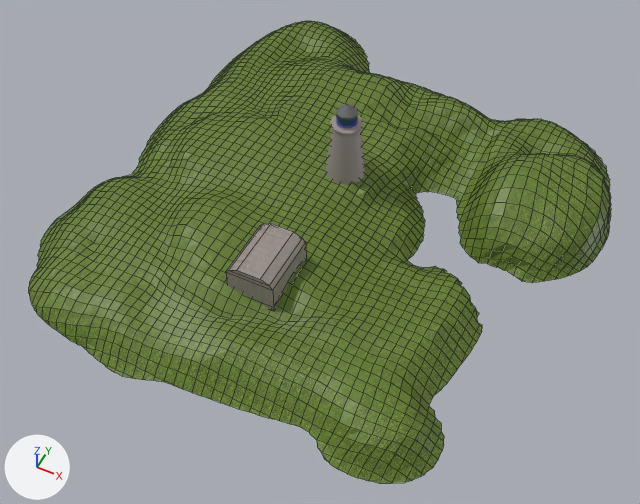
Renders of the Blender file assets/terrain.blend from each side of a commit.
Before and after are seen from a 50 mm lens placed at (65.7, -145.3, 160.2), pointed at (2.3, -18.5, 1.6). Every picture has the same lights, and +X, +Y and +Z are marked at lower left. Mesh edges are drawn as thin lines on the coarser meshes.

Names of what the first picture shows: 'Bunker-col', 'Cylinder', 'Terrain-col'.
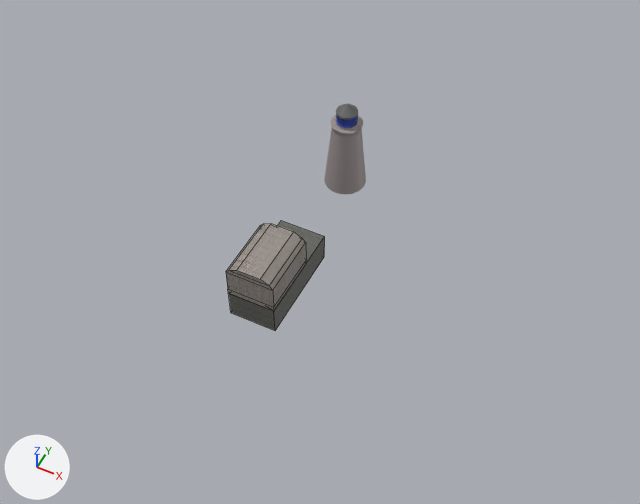
Pixel boxes (x1, y1, x2, y2) of what changed, in the pictures (640 x 504 px):
'Terrain-col', hidden (green)
    before: (29, 21, 611, 484)
'Bunker-col', reshaped, modifiers changed
    both: (226, 223, 306, 311)
'BunkerBasement-col', reshaped, modifiers changed (not visible before)
    after: (228, 220, 325, 331)
part 2 of me_cube_007, built on
    after: (278, 220, 324, 263)
part 4 of me_cube_007, recoloured
    after: (228, 236, 325, 331)

Edits to the bpy script that builds the scene:
```text
Change me_cube_001:
    used by ob_bunker_col; location = (3.3, -33.2, 11.1)
    verts and faces of me_cube_001; kept vertices keep their numbers, new ones are numbered from 68
    before: 0 (-9.8, -10.5, -0.4), 1 (-10.4, -11.3, -1.7), 4 (-9.8, 2.9, -0.4), 6 (0.4, -10.5, -0.4), 10 (0.4, 2.9, -0.4)
    before: 11 (1.0, -11.3, -1.7), 25 (-10.4, 3.9, -1.7), 26 (1.0, 3.9, -1.7)
    remove me_cube_001.from_pydata(...)  # 68 vertices, 62 faces; spans x -10.4..1.0, y -11.3..3.9, z -1.7..7.5
    add me_cube_001.from_pydata(...)  # 76 vertices, 68 faces; spans x -10.4..1.0, y -11.3..3.9, z -1.7..7.5
    me_cube_001 part 1
    add delete_faces([(1, 25, 26, 11), (0, 6, 10, 4)])
    add verts[68] = (-9.4, -10.0, -1.7)
    add verts[69] = (-9.4, -6.0, -1.7)
    add verts[70] = (-9.4, -10.0, -0.4)
    add verts[71] = (-9.4, -6.0, -0.4)
    add for new, old in zip([*range(72, 76)], [*range(68, 72)]): verts[new] = verts[old] + (4.1, 0.0, 0.0)
    add faces += [(1, 25, 26, 11, 72, 73, 69, 68), (1, 68, 72, 11)]  # mat_metalplating (picture img_metal_plating_png)
    add faces += [(0, 70, 71, 75, 74, 6, 10, 4), (0, 6, 74, 70), (68, 69, 71, 70), (69, 73, 75, 71), (72, 74, 75, 73), (68, 70, 74, 72)]  # mat_metal (picture img_metal_png)
Change me_cube_007:
    used by ob_bunkerbasement_col; location = (1.7, -33.4, 3.3)
    verts and faces of me_cube_007; kept vertices keep their numbers, new ones are numbered from 8
    before: 1 (-8.8, -11.0, 6.1), 3 (-8.8, 13.5, 6.1), 5 (2.5, -11.0, 6.1), 7 (2.5, 13.5, 6.1)
    remove me_cube_007.from_pydata(...)  # 8 vertices, 6 faces; spans x -8.8..2.5, y -11.0..13.5, z -1.0..6.1
    add me_cube_007.from_pydata(...)  # 24 vertices, 18 faces; spans x -8.8..2.5, y -11.0..13.5, z -1.0..6.1
    me_cube_007 part 2
    add delete_faces([(1, 5, 7, 3)])
    add verts[8] = (-8.3, -10.2, -0.2)
    add verts[9] = (-8.3, -10.2, 4.4)
    add verts[10] = (-8.3, 13.0, -0.2)
    add verts[11] = (-8.3, 13.0, 4.4)
    add for new, old in zip([*range(12, 16)], [*range(8, 12)]): verts[new] = verts[old] + (10.3, 0.0, 0.0)
    add verts[16] = (-7.9, -5.7, 6.1)
    add verts[17] = (-7.9, -9.7, 6.1)
    add verts[18] = (-7.9, -9.7, 4.4)
    add verts[19] = (-7.9, -5.7, 4.4)
    add for new, old in zip([*range(20, 24)], [*range(16, 20)]): verts[new] = verts[old] + (4.1, 0.0, 0.0)
    add faces += [(1, 5, 21, 17), (1, 17, 16, 20, 21, 5, 7, 3), (16, 17, 18, 19), (16, 19, 23, 20), (20, 23, 22, 21), (17, 21, 22, 18)]
    add faces += [(8, 10, 11, 9), (10, 14, 15, 11), (12, 13, 15, 14), (8, 9, 13, 12), (8, 12, 14, 10), (9, 11, 15, 13, 22, 23, 19, 18)]
    add faces += [(9, 18, 22, 13)]
    me_cube_007 part 3: 5 kept faces spanning x -8.8..2.5, y -11.0..13.5, z -1.0..6.1 get new texture (UV) coordinates
    me_cube_007 part 4: 5 faces spanning x -8.8..2.5, y -11.0..13.5, z -1.0..6.1 switch from mat_metalplating (picture img_metal_plating_png) to mat_metal (picture img_metal_png)
Change ob_terrain_col:
    add ob_terrain_col.hide_set(True)
Change ob_bunker_col:
    remove _m = ob_bunker_col.modifiers.new('Boolean', 'BOOLEAN')
    remove _m.object = ob_elevatorhole
Change ob_bunkerbasement_col:
    remove _m = ob_bunkerbasement_col.modifiers.new('Boolean', 'BOOLEAN')
    remove _m.object = ob_bunkerbasementinterior
    remove _m = ob_bunkerbasement_col.modifiers.new('Boolean.001', 'BOOLEAN')
    remove _m.object = ob_elevatorhole
```
